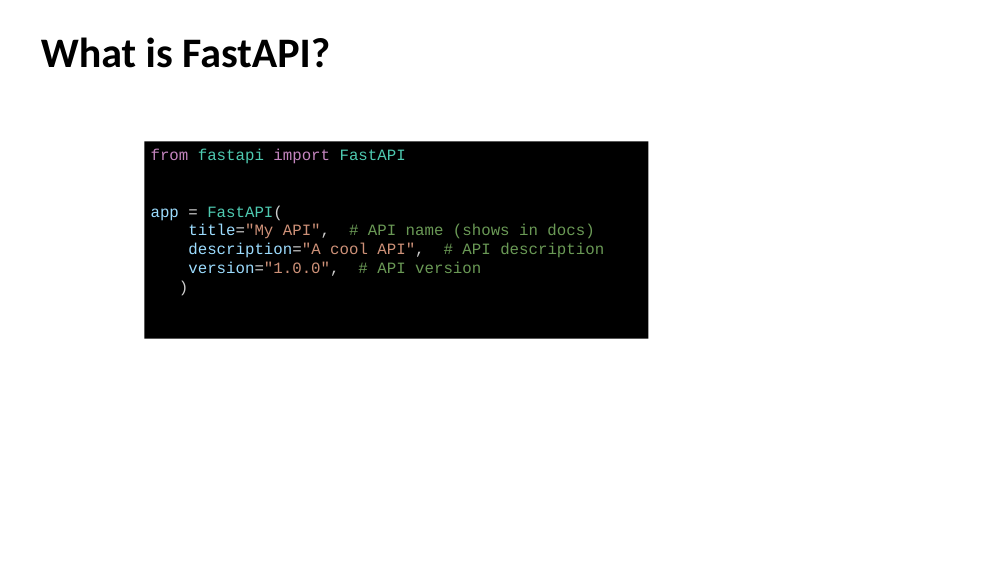
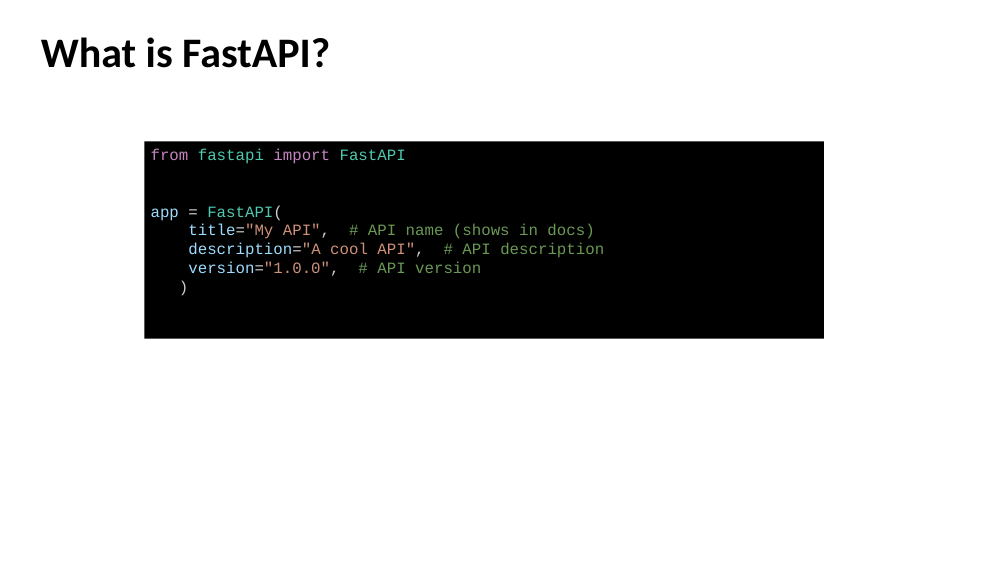
Before and after one commit to enoch-sit/proj01_chatbot_edu, a slide deck: slide 30 of week08/AI Agent Design III LangSmith-and-Evaluation-Frameworks.pptx. Drawn at 1008x567 pixels with LibreOffice and Linux fonts; fonts in the diff are those of the drawing. Boxes give left, top, right and bottom in pixels: in the first picture for what was removed or moved away, otherwise in the second. Text is boxed around its words. In the diff, an @@ line names an element or a change of style, - is before the commit and + after.

```diff
--- a/week08/AI Agent Design III LangSmith-and-Evaluation-Frameworks.pptx
+++ b/week08/AI Agent Design III LangSmith-and-Evaluation-Frameworks.pptx
@@ rectangle "from fastapi import FastAPI": place and size @@
-rectangle "from fastapi import FastAPI" at bbox=[144, 142, 648, 339]
+rectangle "from fastapi import FastAPI" at bbox=[144, 142, 824, 339]
```
Also in this commit, not shown: 9 other slides changed, 1 slide added, 14 slides removed, 28 other files.
